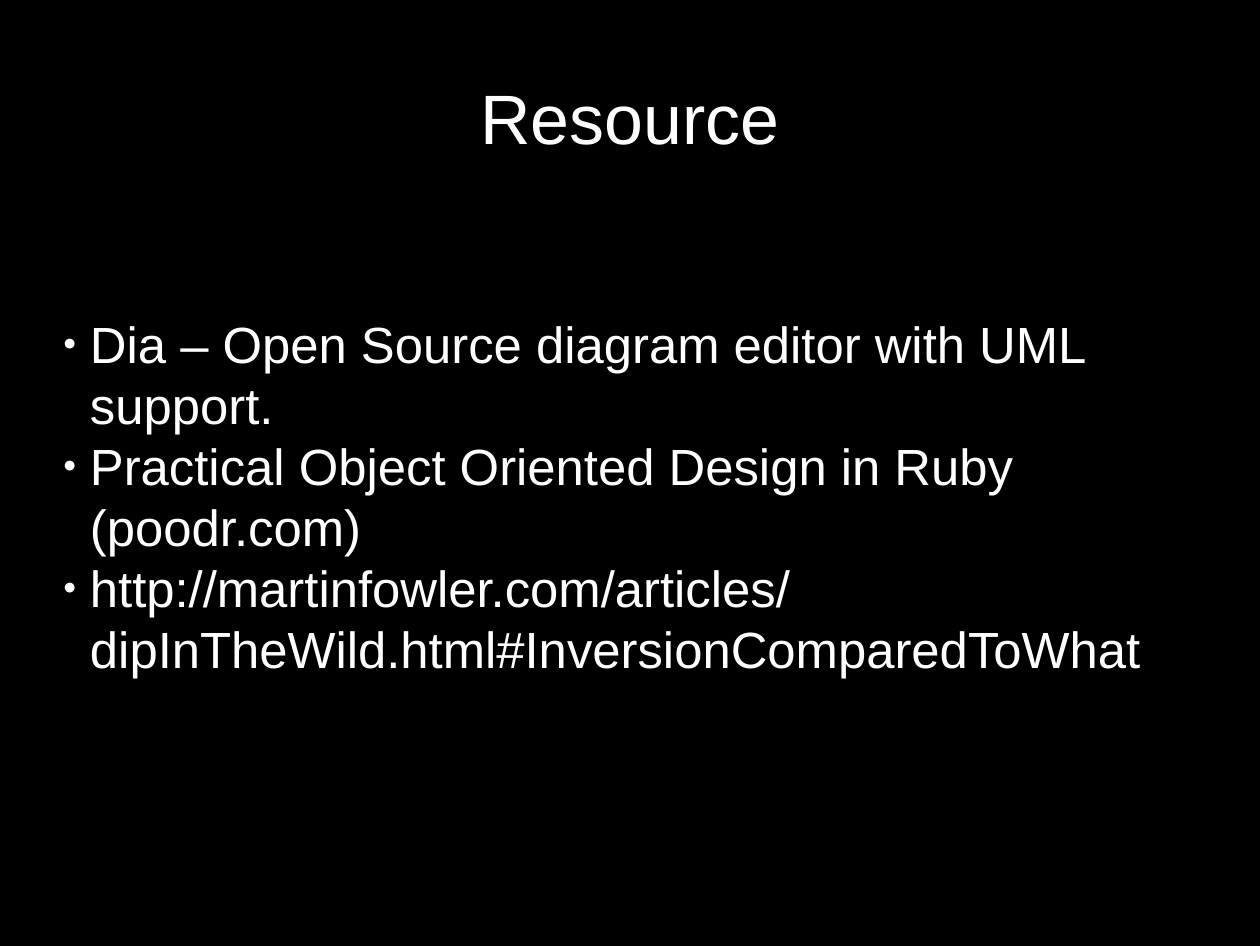
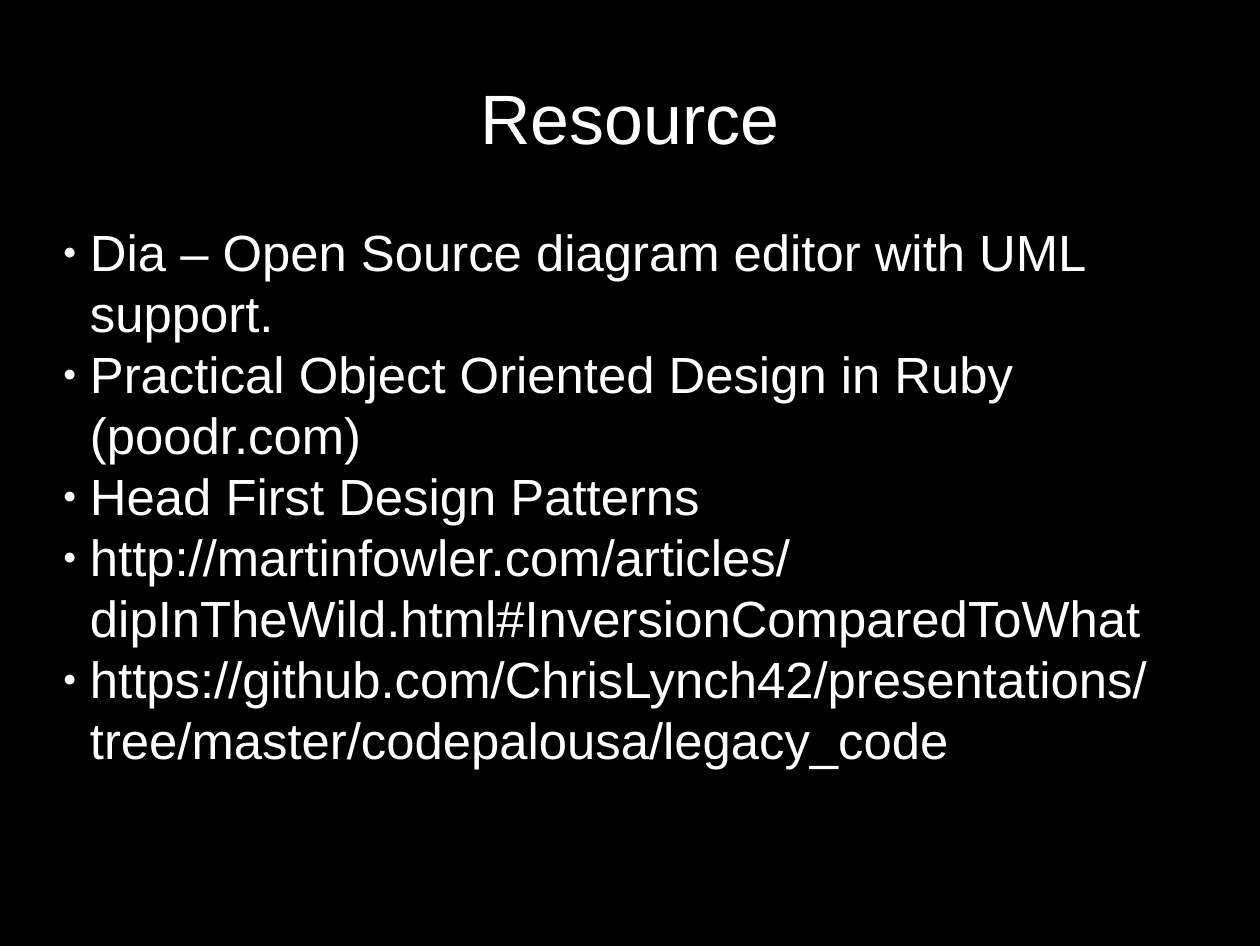
Before and after one commit to ChrisLynch42/presentations, a slide deck: slide 13 of codepalousa/legacy_code/coudepalousa.odp (slide 18 before the commit). Drawn at 1260x946 pixels with LibreOffice and Linux fonts; fonts in the diff are those of the drawing. Boxes give left, top, right and bottom in pixels: in the first picture for what was removed or moved away, otherwise in the second. Text is boxed around its words. In the diff, an @@ line names an element or a change of style, - is before the commit and + after.

```diff
--- a/codepalousa/legacy_code/coudepalousa.odp
+++ b/codepalousa/legacy_code/coudepalousa.odp
@@ subtitle at (90, 478, 699, 526): paragraph added @@
+● Head First Design Patterns
@@ subtitle at (90, 661, 1147, 770): paragraph added @@
+● https://github.com/ChrisLynch42/presentations/tree/master/codepalousa/legacy_code
```
Also in this commit, not shown: 6 other slides changed, 3 slides added, 8 slides removed.
